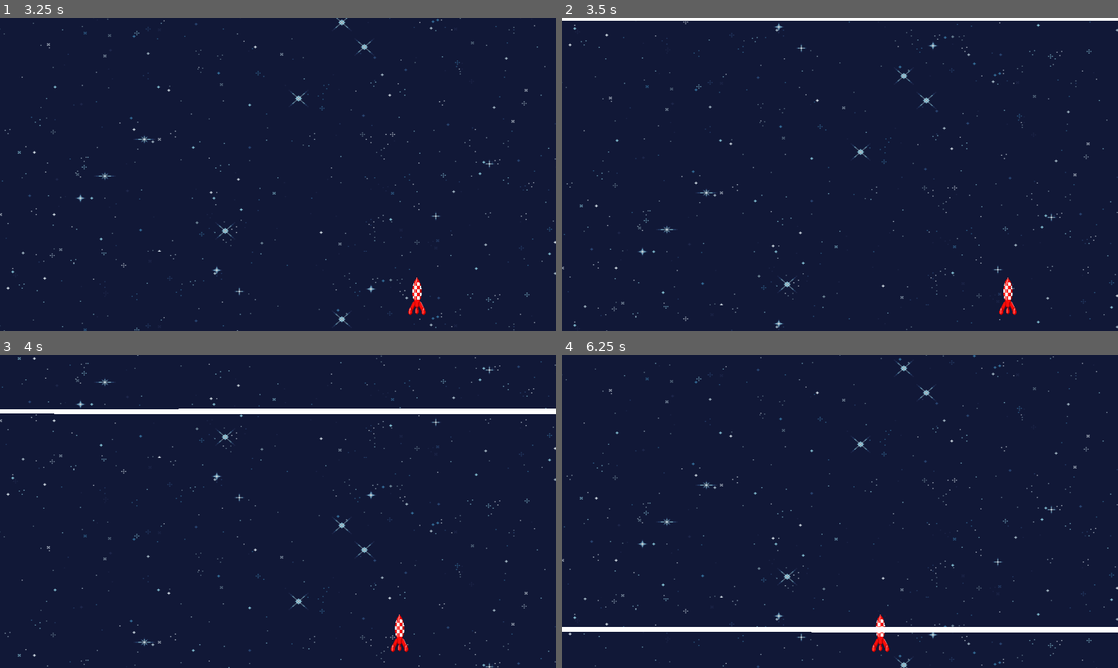
Above: before the commit, frames 1-4 (two rows, left to right).
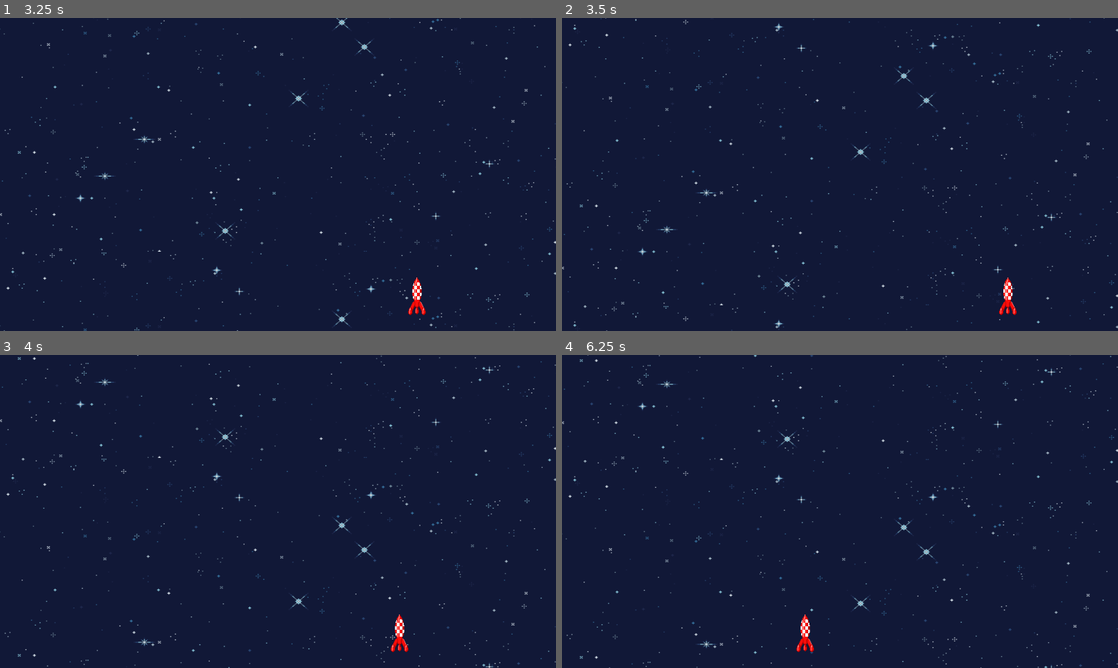
Above: after the commit, the same moments.

Repository: Zenika/tomato-rocket
Game: Godot game, scene res://race_screen.tscn
Two runs of this game, one before a commit and one after it. Both use one fixed random seed, a clock stepped at 60 frames per second and the inputs below.
Inputs:
- Up to frame 1 (3.25 s): hold Right (move_right) 0.53-1.28 s; hold Left (move_left) 1.28-2.03 s; hold Right (move_right) from 2.03 s (still down)
- Up to frame 2 (3.5 s): keep holding Right (move_right)
- Up to frame 3 (4 s): release Right (move_right) at 3.53 s; hold Left (move_left) from 3.53 s (still down)
- Up to frame 4 (6.25 s): release Left (move_left) at 5.78 s; hold Right (move_right) from 5.78 s (still down)

Frame 1 is identical in both runs. In frame 2, 0.9% of the frame differs, in the area x 0-100%, y 0-1%; in frame 3, 1.7%; in frame 4, 4.1%, in the area x 0-100%, y 0-100%.

Commit message:
feat: update final distance

Diff:
--- a/finish_line.gd
+++ b/finish_line.gd
@@ -4,7 +4,7 @@
 
 # Called when the node enters the scene tree for the first time.
 func _ready():
-	pass # Replace with function body.
+	set_process(false)
 
 # Called every frame. 'delta' is the elapsed time since the previous frame.
 func _process(delta):
--- a/race_screen.gd
+++ b/race_screen.gd
@@ -5,7 +5,8 @@
 const speed_multiplicator = 50
 var is_finished = false
 
-const race_length = 1000
+const race_length = 10000
+const window_height = 950
 var traveled_distance = 0
 
 func new_game():
@@ -24,7 +25,8 @@
 
 	$Background.set_vertical_speed(vertical_speed)
 	traveled_distance += vertical_speed * delta
-	if (traveled_distance > race_length):
+	if (traveled_distance > race_length - window_height):
+		$FinishLine.set_process(true)
 		$FinishLine.set_vertical_speed(vertical_speed)
 
 func finish_game():
